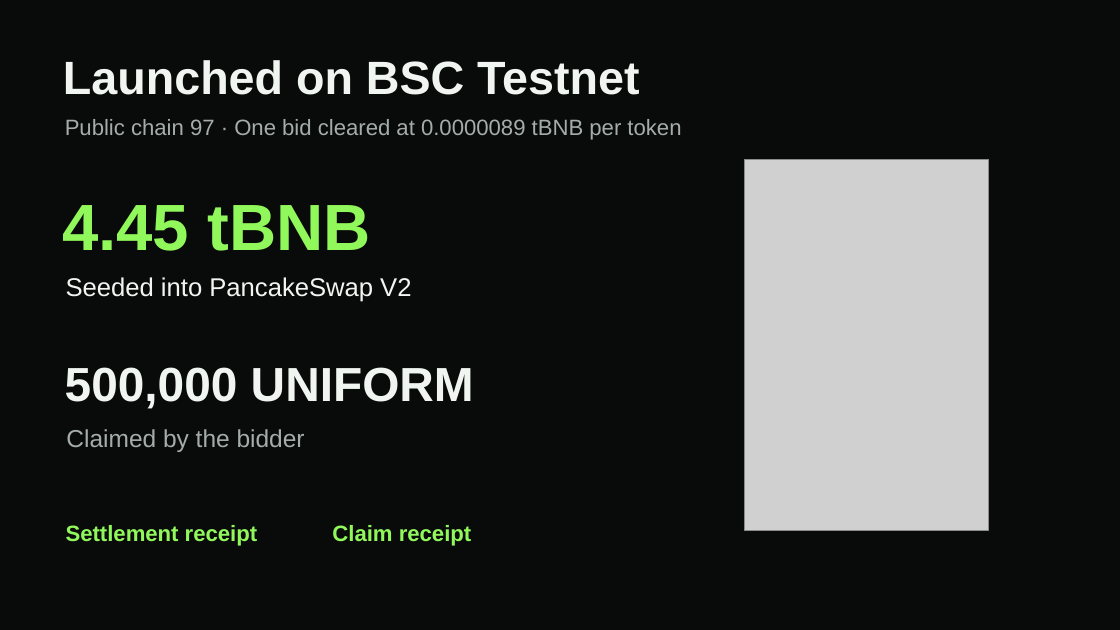
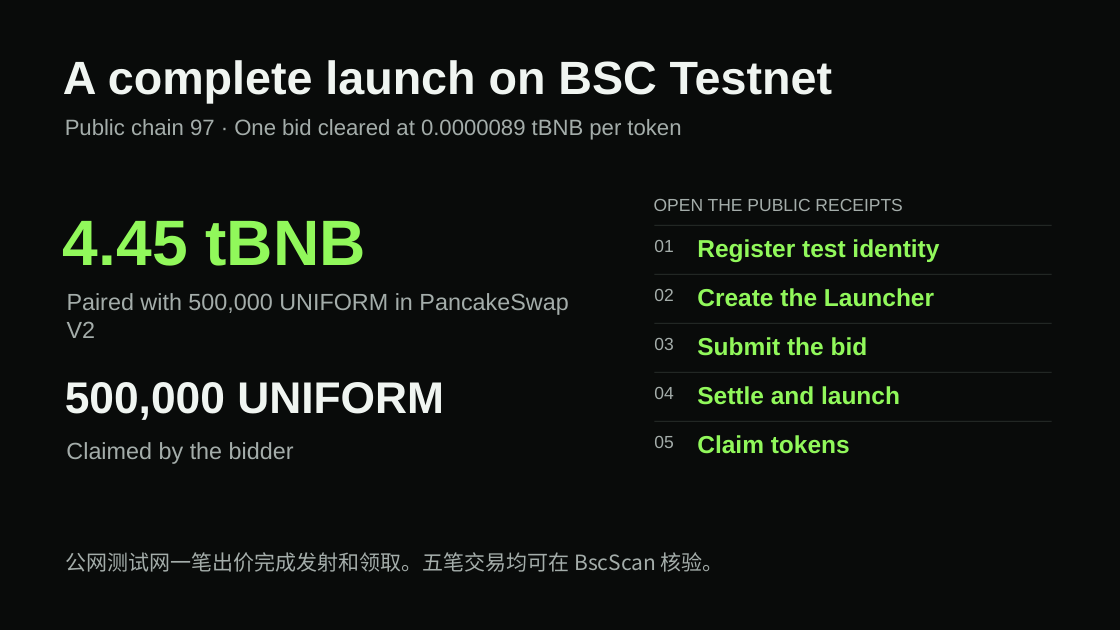
Before and after one commit to Jimmycoding0301/uniform-launch, a slide deck: slide 4 of qa/submission/Uniform-Launch-BNB-Bangkok.pptx. Drawn at 1120x630 pixels with LibreOffice and Linux fonts; fonts in the diff are those of the drawing; grey boxes stand for pictures. Boxes give left, top, right and bottom in pixels: in the first picture for what was removed or moved away, otherwise in the second. Text is boxed around its words. In the diff, an @@ line names an element or a change of style, - is before the commit and + after.

```diff
--- a/qa/submission/Uniform-Launch-BNB-Bangkok.pptx
+++ b/qa/submission/Uniform-Launch-BNB-Bangkok.pptx
@@ text at [63,60,832,104]: text changed @@
-Launched on BSC Testnet
+A complete launch on BSC Testnet
@@ picture removed at [744,160,989,531] @@
@@ text "4.45 tBNB": place and size @@
-text "4.45 tBNB" at [62,205,370,251]
+text "4.45 tBNB" at [63,221,366,266]
@@ text "4.45 tBNB" at [63,221,366,266]: size 56 to 55 pt @@
@@ text added at [654,199,902,211], 15 pt, text #A4ADAA @@
+OPEN THE PUBLIC RECEIPTS
@@ rectangle added at [655,225,1052,226], fill #303733 @@
@@ text added at [697,239,939,262], 21 pt, text #91F85B, bold @@
+Register test identity
@@ text added at [654,240,673,252], 15 pt, text #A4ADAA @@
+01
@@ text at [67,293,568,338]: text changed; size 22 to 20 pt; text colour #F0F5F1 to #A4ADAA @@
-Seeded into PancakeSwap V2
+Paired with 500,000 UNIFORM in PancakeSwap V2
@@ text added at [654,289,673,301], 15 pt, text #A4ADAA @@
+02
@@ rectangle added at [655,274,1052,275], fill #303733 @@
@@ text added at [697,288,934,307], 21 pt, text #91F85B, bold @@
+Create the Launcher
@@ rectangle added at [655,323,1052,323], fill #303733 @@
@@ text added at [654,338,673,350], 15 pt, text #A4ADAA @@
+03
@@ text added at [697,337,868,356], 21 pt, text #91F85B, bold @@
+Submit the bid
@@ text "500,000 UNIFORM": place and size @@
-text "500,000 UNIFORM" at [65,367,474,409]
+text "500,000 UNIFORM" at [65,382,444,420]
@@ text "500,000 UNIFORM" at [65,382,444,420]: size 41 to 38 pt @@
@@ text added at [654,387,673,399], 15 pt, text #A4ADAA @@
+04
@@ rectangle added at [655,372,1052,373], fill #303733 @@
@@ text added at [697,386,900,405], 21 pt, text #91F85B, bold @@
+Settle and launch
@@ text "Claimed by the bidder": place and size @@
-text "Claimed by the bidder" at [66,429,305,452]
+text "Claimed by the bidder" at [66,442,294,464]
@@ text "Claimed by the bidder" at [66,442,294,464]: size 21 to 20 pt @@
@@ text added at [654,436,673,448], 15 pt, text #A4ADAA @@
+05
@@ rectangle added at [655,421,1052,422], fill #303733 @@
@@ text added at [697,435,850,454], 21 pt, text #91F85B, bold @@
+Claim tokens
@@ text removed at [66,525,257,546] @@
-Settlement receipt
@@ text removed at [332,525,471,546] @@
-Claim receipt
@@ text added at [66,552,724,572], 18 pt, text #A4ADAA @@
+公网测试网一笔出价完成发射和领取。五笔交易均可在 BscScan 核验。
```
Also in this commit, not shown: 1 other slide changed, 3 slides added, 3 slides removed, 3 other files.
